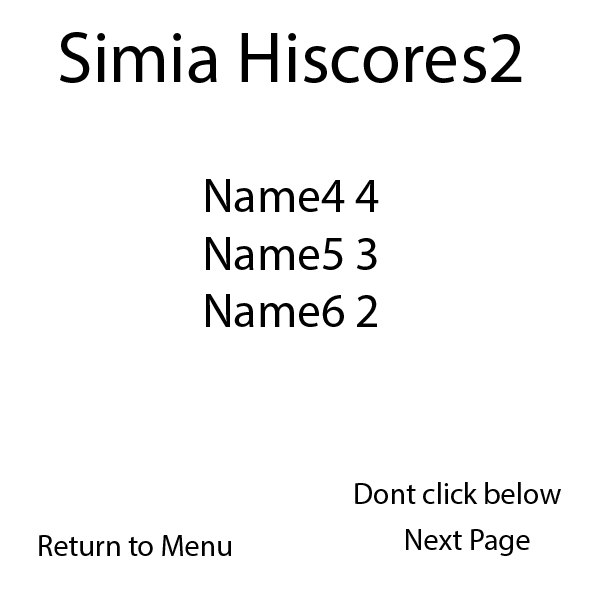
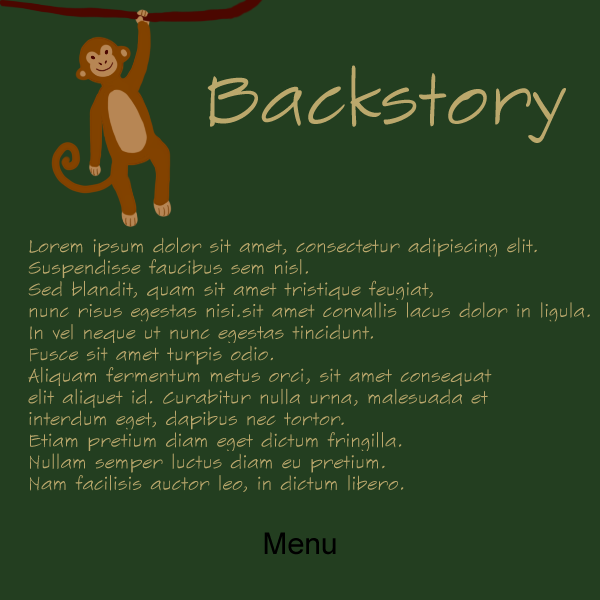
Two versions of the same layered image (600 × 600). Layer-by-layer changes:
removed layer "Next Page" over [406, 529, 530, 556]
removed layer "Return to Menu" over [39, 535, 231, 556]
removed layer "Simia Hiscores2" over [60, 32, 522, 83]
added layer "LeftHangingSimia" above "Backstory" over [0, 0, 264, 228]
renamed "Name4 4 Name5 3 Name6 2" to "Backstory", moved it above "Lorem ipsum dolor sit amet, consectetur adipiscing elit. Suspe", painted on it over [206, 65, 566, 327]
renamed "Dont click below" to "Lorem ipsum dolor sit amet, consectetur adipiscing elit. Suspe", painted on it over [28, 237, 590, 504]
added layer "Menu" above "MenuButtton" over [264, 532, 336, 555]
added layer "Layer 2" above "Background" over [0, 0, 600, 600]
